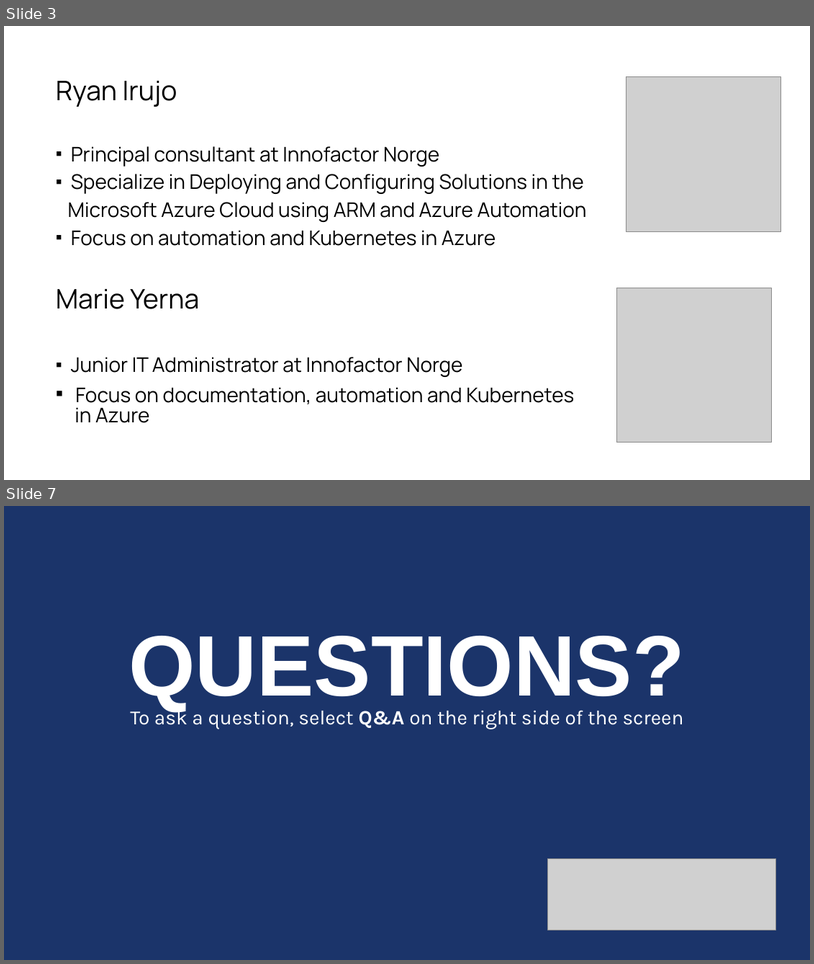
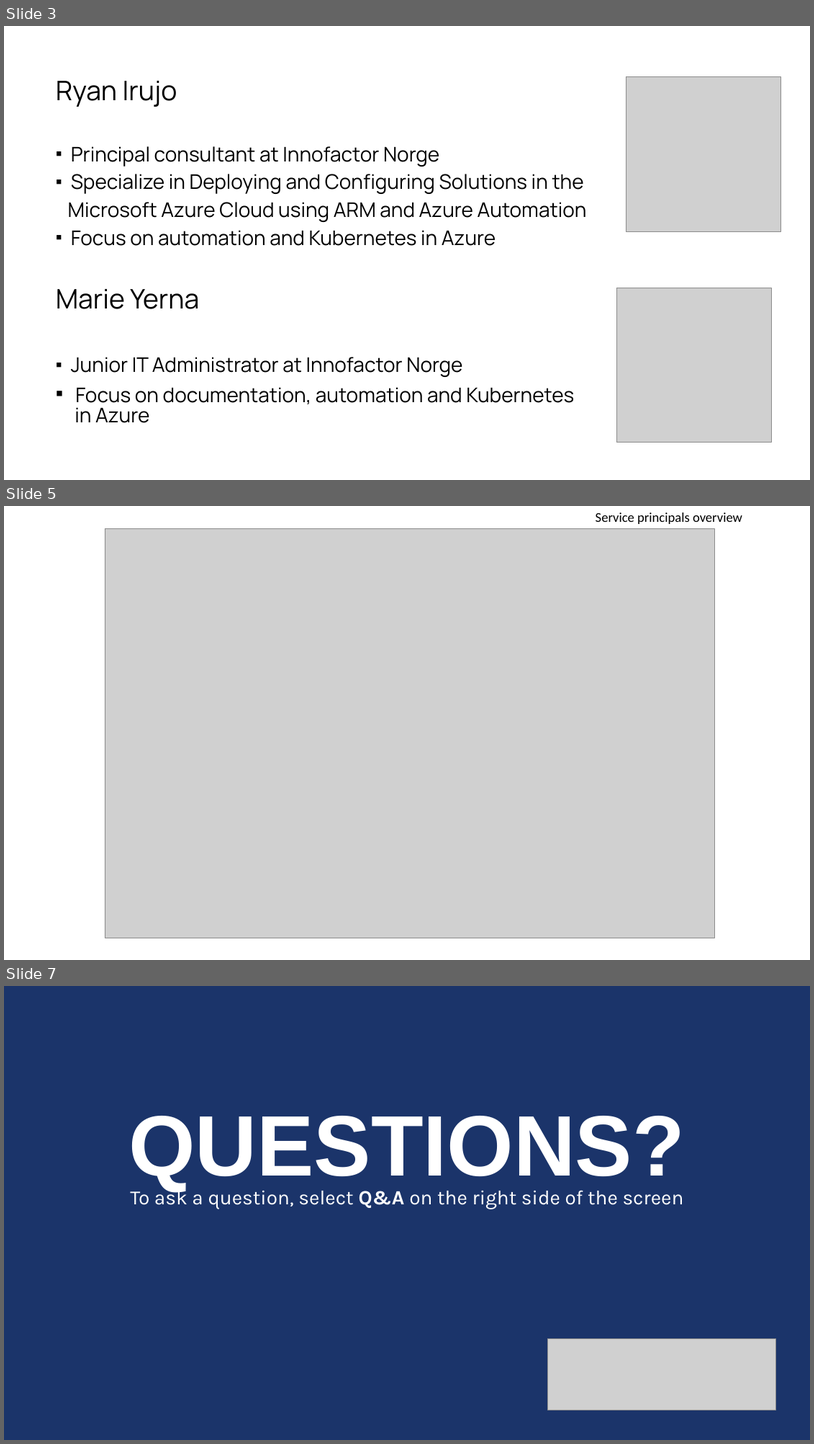
Before and after one commit to starkfell/iam-conf-2020-aks-practical-yaml, a slide deck: presentation.pptx. Shown one above the other, each under a label of ours: slides 3 and 7 before the commit, slides 3, 5 and 7 after it; the slides between them are not shown. The pictures are 814x964 and 814x1444 pixels, drawn with LibreOffice and Linux fonts; fonts in the diff are those of the drawing; grey boxes stand for pictures. Boxes give left, top, right and bottom in pixels: in the first picture for what was removed or moved away, otherwise in the second. Text is boxed around its words. In the diff, an @@ line names an element or a change of style, - is before the commit and + after.

```diff
--- a/presentation.pptx
+++ b/presentation.pptx
@@ slide 5 added at bbox=[4, 506, 810, 960], background #FFFFFF @@
@@ text added at bbox=[596, 512, 743, 524], 16 pt, text #000000 @@
+Service principals overview
@@ picture added at bbox=[105, 528, 715, 938] @@
```
Also in this commit, not shown: 2 slides changed, 1 slide removed, 3 other files.
